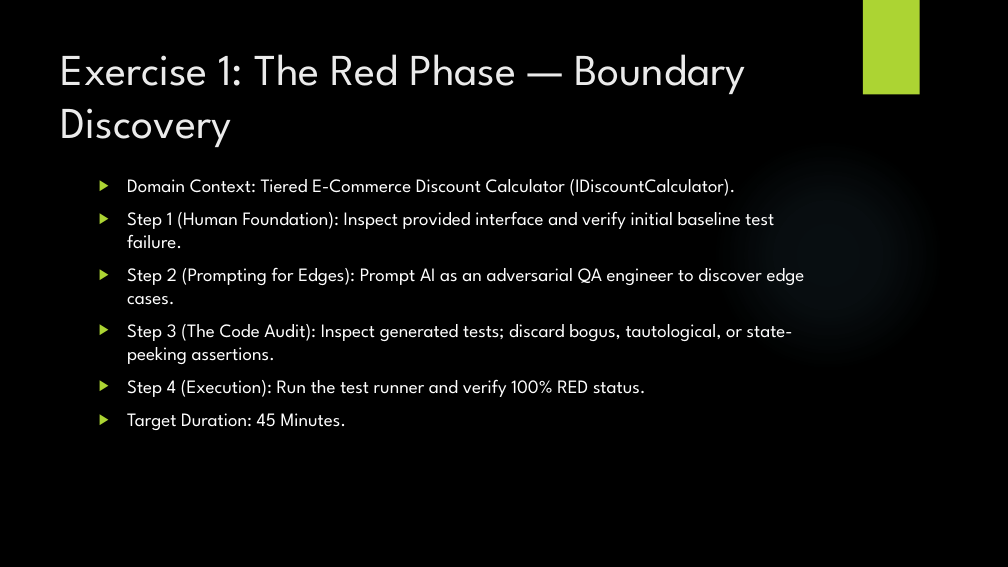
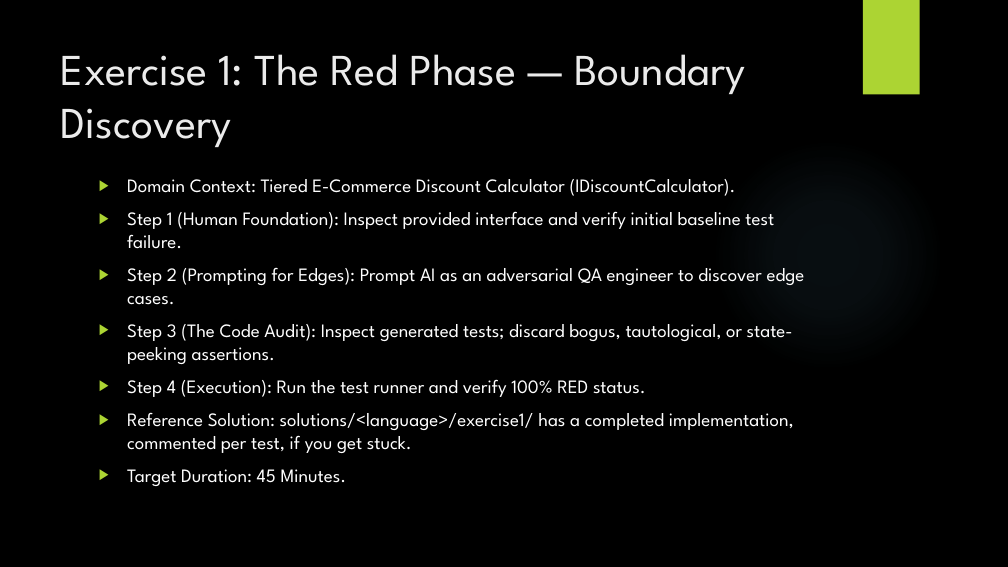
Before and after one commit to FrankCyberFella/Using-AI-For-TDD, a slide deck: slide 6 of TDD_with_AI_Workshop.pptx. Drawn at 1008x567 pixels with LibreOffice and Linux fonts; fonts in the diff are those of the drawing; background and template pictures are left out. Boxes give left, top, right and bottom in pixels: in the first picture for what was removed or moved away, otherwise in the second. Text is boxed around its words. In the diff, an @@ line names an element or a change of style, - is before the commit and + after.

```diff
--- a/TDD_with_AI_Workshop.pptx
+++ b/TDD_with_AI_Workshop.pptx
@@ text at bbox=[127, 412, 794, 453]: paragraph added @@
+▶ Reference Solution: solutions/<language>/exercise1/ has a completed implementation, commented per test, if you get stuck.
```
Also in this commit, not shown: 2 other slides changed.
